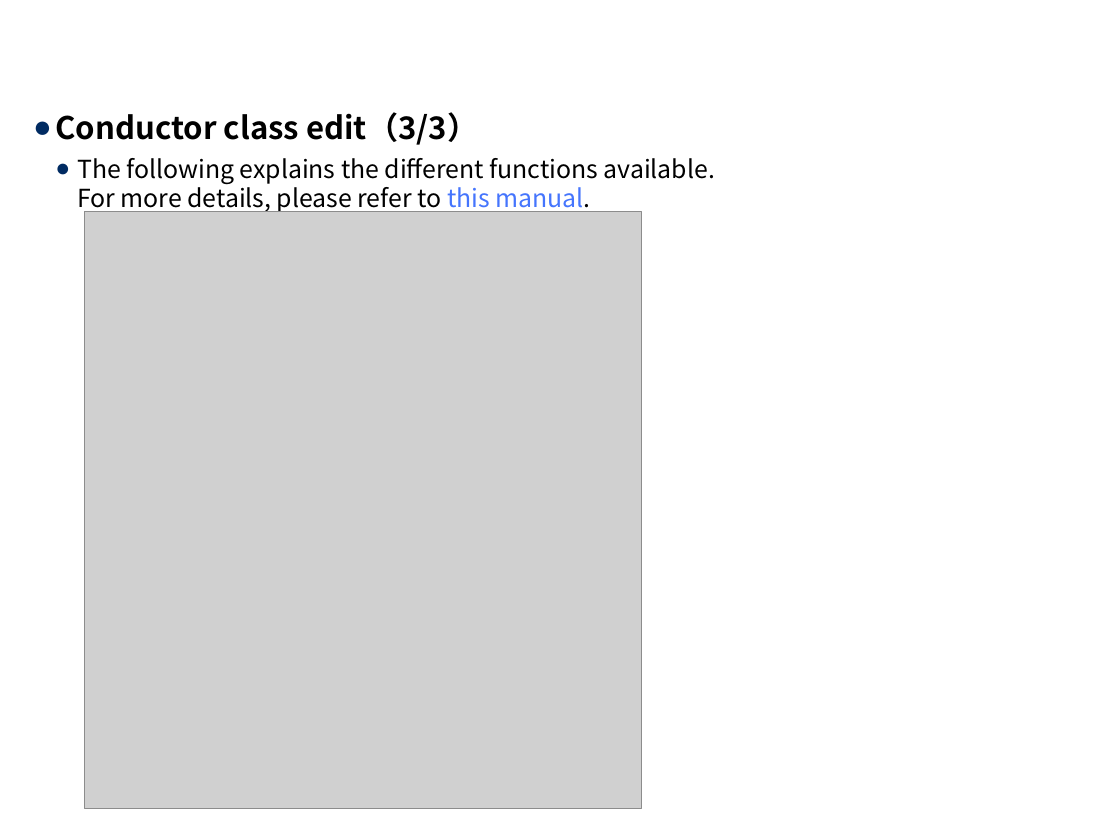
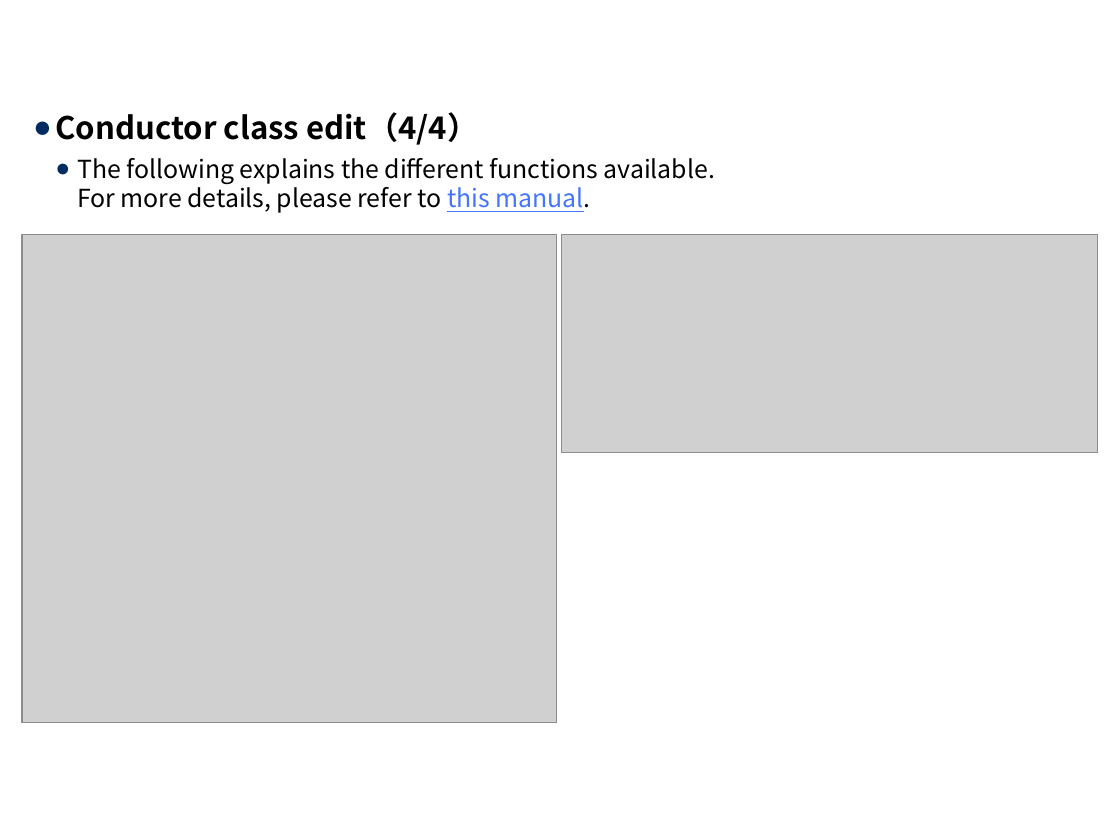
Before and after one commit to exastro-suite/it-automation-docs, a slide deck: slide 12 of asset/Learn/ITA-Conductor.pptx (slide 11 before the commit). Drawn at 1120x840 pixels with LibreOffice and Linux fonts; fonts in the diff are those of the drawing; grey boxes stand for pictures; background and template pictures are left out. Boxes give left, top, right and bottom in pixels: in the first picture for what was removed or moved away, otherwise in the second. Text is boxed around its words. In the diff, an @@ line names an element or a change of style, - is before the commit and + after.

```diff
--- a/asset/Learn/ITA-Conductor.pptx
+++ b/asset/Learn/ITA-Conductor.pptx
@@ text at [55,112,478,145]: text changed @@
-● Conductor class edit（3/3）
+● Conductor class edit（4/4）
@@ picture: place and size @@
-picture at [85,212,642,809]
+picture at [22,235,558,722]
@@ picture added at [561,235,1098,454] @@
```
Also in this commit, not shown: 13 other slides changed, 1 slide added, 5 other files.
